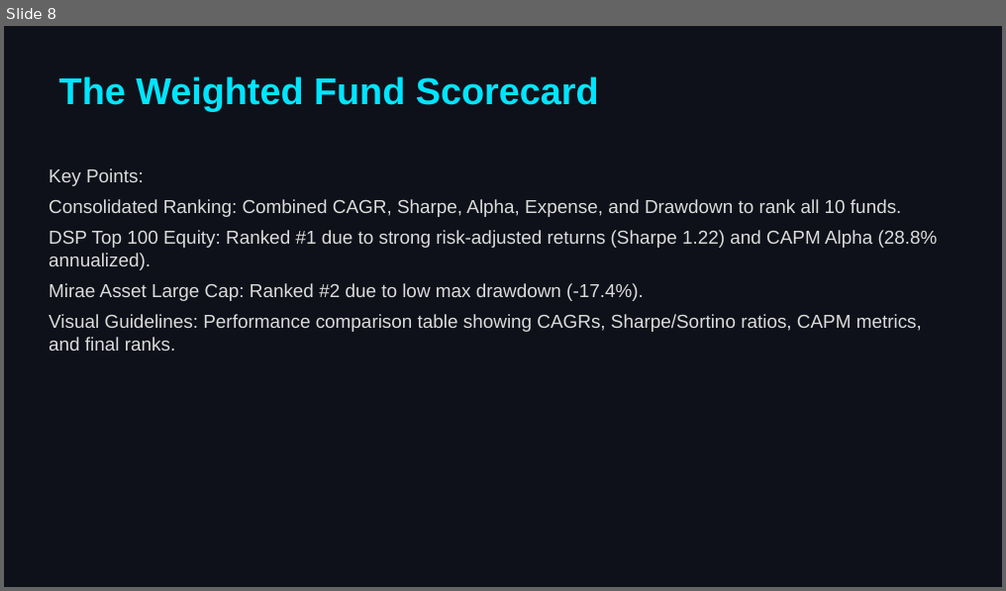
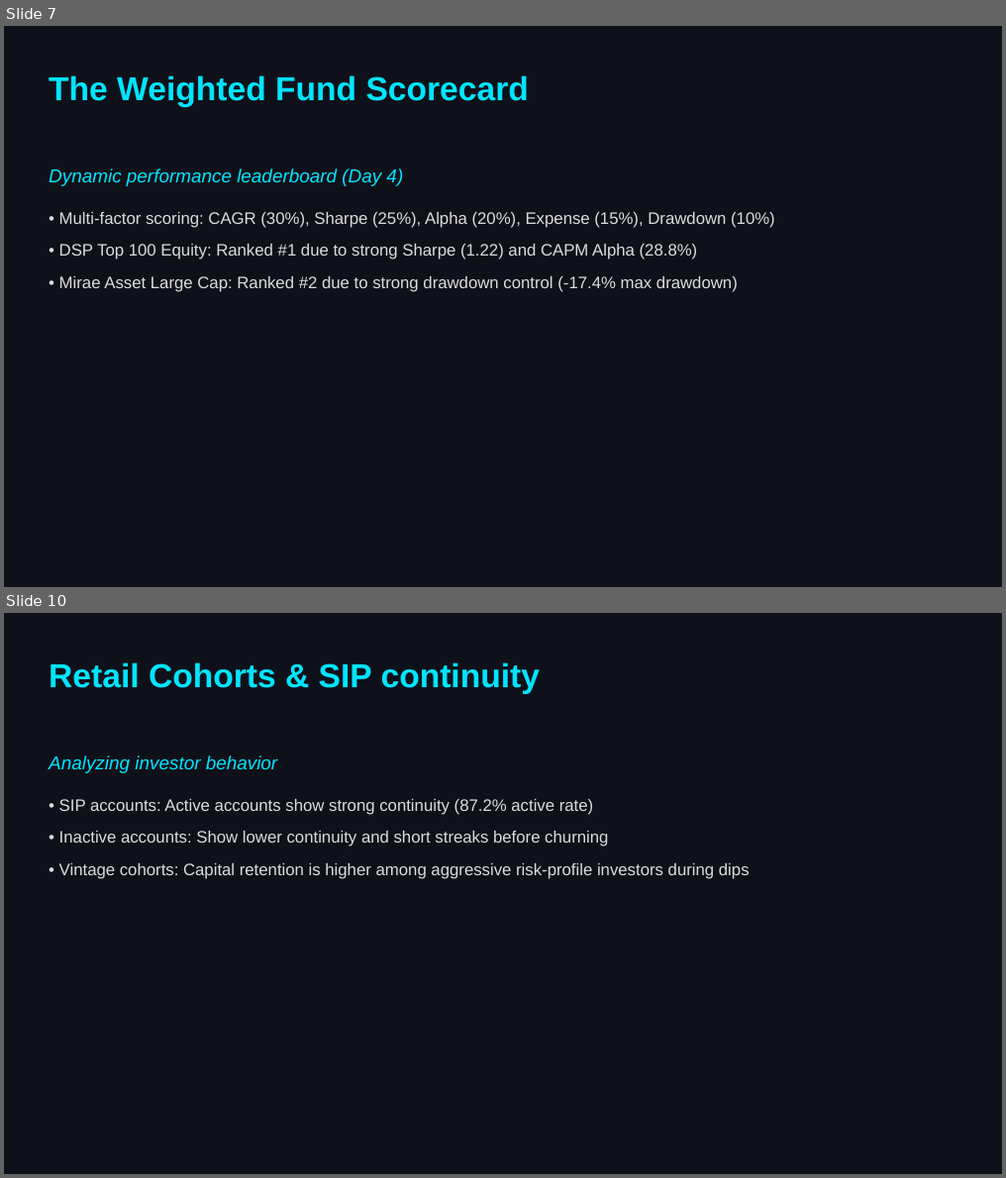
Before and after one commit to DHILEEPB/bluestock_mf_capstone, a slide deck: reports/Presentation.pptx. Shown one above the other, each under a label of ours: slide 8 before the commit, slides 7 and 10 after it; the slides between them are not shown. The pictures are 1006x591 and 1006x1178 pixels, drawn with LibreOffice and Linux fonts; fonts in the diff are those of the drawing. Boxes give left, top, right and bottom in pixels: in the first picture for what was removed or moved away, otherwise in the second. Text is boxed around its words. In the diff, an @@ line names an element or a change of style, - is before the commit and + after.

Commit message:
docs: humanize Final_Report.pdf and Presentation.pptx styles and content

```diff
--- a/reports/Presentation.pptx
+++ b/reports/Presentation.pptx
@@ slide 10 added at (x1=4, y1=613, x2=1002, y2=1174), background #0F111A @@
@@ text added at (x1=49, y1=663, x2=540, y2=694), 32 pt, text #00E5FF, bold @@
+Retail Cohorts & SIP continuity
@@ text added at (x1=49, y1=756, x2=749, y2=879), 16 pt, text #DCDCDC @@
+Analyzing investor behavior
+• SIP accounts: Active accounts show strong continuity (87.2% active rate)
+• Inactive accounts: Show lower continuity and short streaks before churning
+• Vintage cohorts: Capital retention is higher among aggressive risk-profile investors during dips
@@ what was slide 8 is now slide 7 @@
@@ slide 7 changed as well @@
@@ text "The Weighted Fund Scorecard" at (x1=49, y1=76, x2=529, y2=107): size 36 to 32 pt @@
@@ text at (x1=49, y1=169, x2=775, y2=292): text changed; size 18 to 16 pt @@
-Key Points:
-Consolidated Ranking: Combined CAGR, Sharpe, Alpha, Expense, and Drawdown to rank all 10 funds.
-DSP Top 100 Equity: Ranked #1 due to strong risk-adjusted returns (Sharpe 1.22) and CAPM Alpha (28.8% annualized).
-Mirae Asset Large Cap: Ranked #2 due to low max drawdown (-17.4%).
-Visual Guidelines: Performance comparison table showing CAGRs, Sharpe/Sortino ratios, CAPM metrics, and final ranks.
+Dynamic performance leaderboard (Day 4)
+• Multi-factor scoring: CAGR (30%), Sharpe (25%), Alpha (20%), Expense (15%), Drawdown (10%)
+• DSP Top 100 Equity: Ranked #1 due to strong Sharpe (1.22) and CAPM Alpha (28.8%)
+• Mirae Asset Large Cap: Ranked #2 due to strong drawdown control (-17.4% max drawdown)
```
Also in this commit, not shown: 8 other slides changed, 2 other slides added, 4 slides removed, 1 other file.
